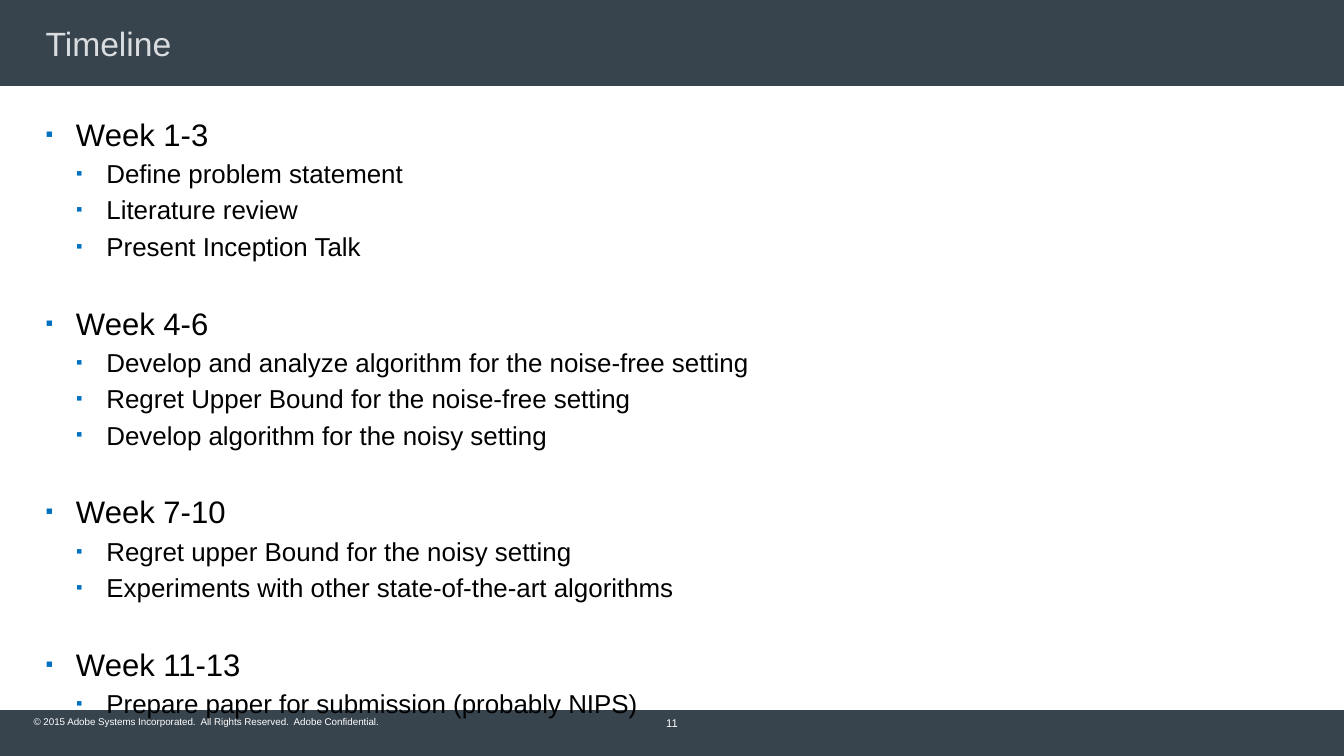
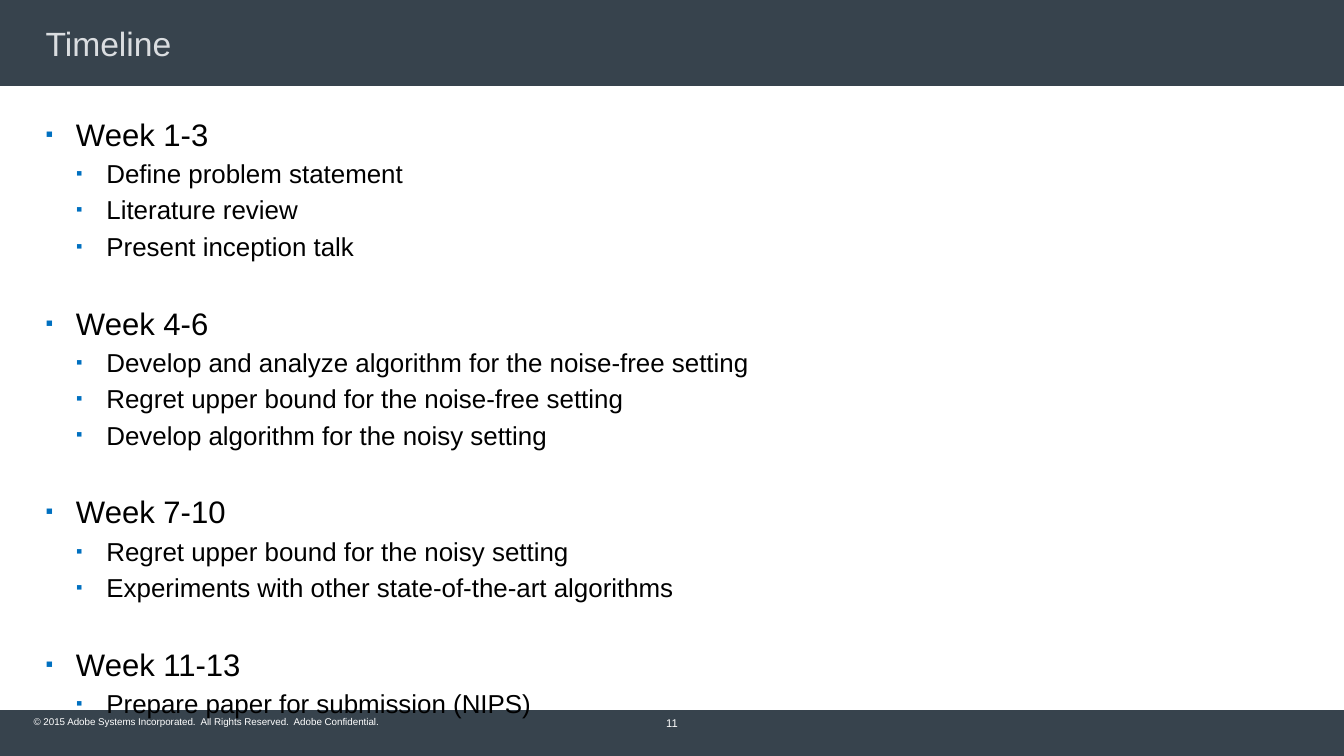
Before and after one commit to Subhojyoti/Adobe_Intern, a slide deck: slide 11 of Adobe PPT/Subho_Inception_talk.pptx. Drawn at 1344x756 pixels with LibreOffice and Linux fonts; fonts in the diff are those of the drawing; background and template pictures are left out. Boxes give left, top, right and bottom in pixels: in the first picture for what was removed or moved away, otherwise in the second. Text is boxed around its words. In the diff, an @@ line names an element or a change of style, - is before the commit and + after.

```diff
--- a/Adobe PPT/Subho_Inception_talk.pptx
+++ b/Adobe PPT/Subho_Inception_talk.pptx
@@ text at (76, 123, 748, 719): text changed @@
-  ▪ Present Inception Talk
+  ▪ Present inception talk
@@ text at (106, 389, 623, 414): text changed @@
-  ▪ Regret Upper Bound for the noise-free setting
+  ▪ Regret upper bound for the noise-free setting
@@ text at (106, 542, 568, 567): text changed @@
-  ▪ Regret upper Bound for the noisy setting
+  ▪ Regret upper bound for the noisy setting
@@ text at (106, 692, 531, 719): text changed @@
-  ▪ Prepare paper for submission (probably NIPS)
+  ▪ Prepare paper for submission (NIPS)
```
Also in this commit, not shown: 6 other slides changed, 8 other files.
